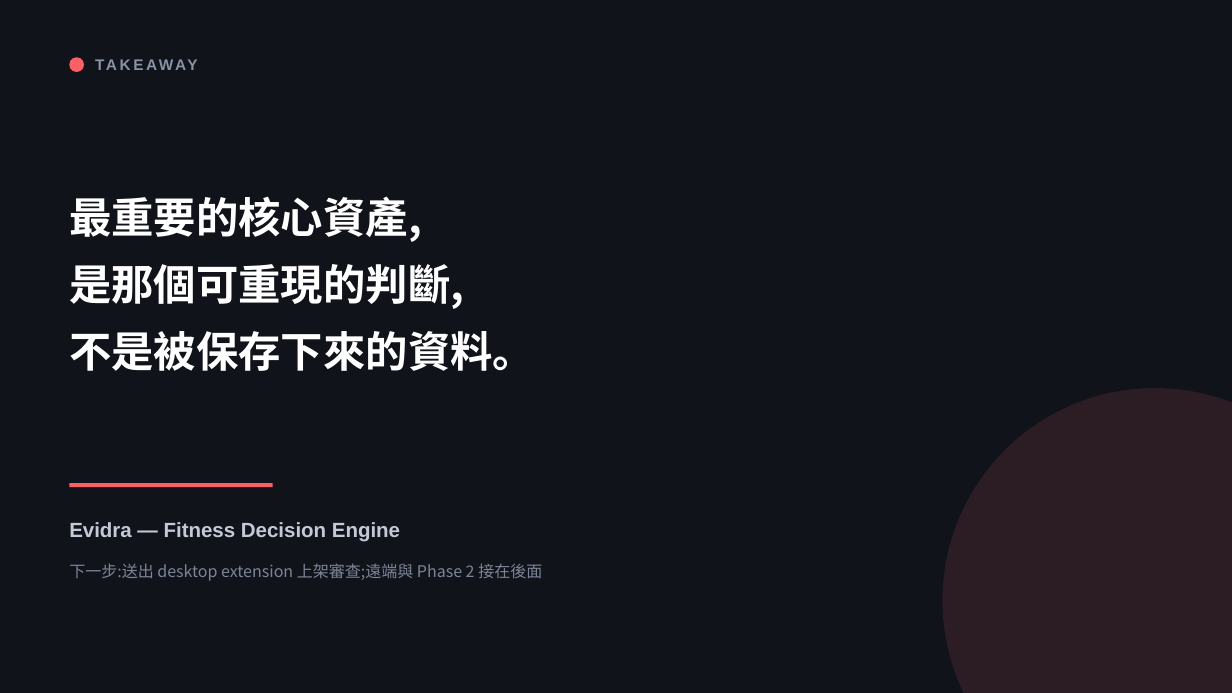
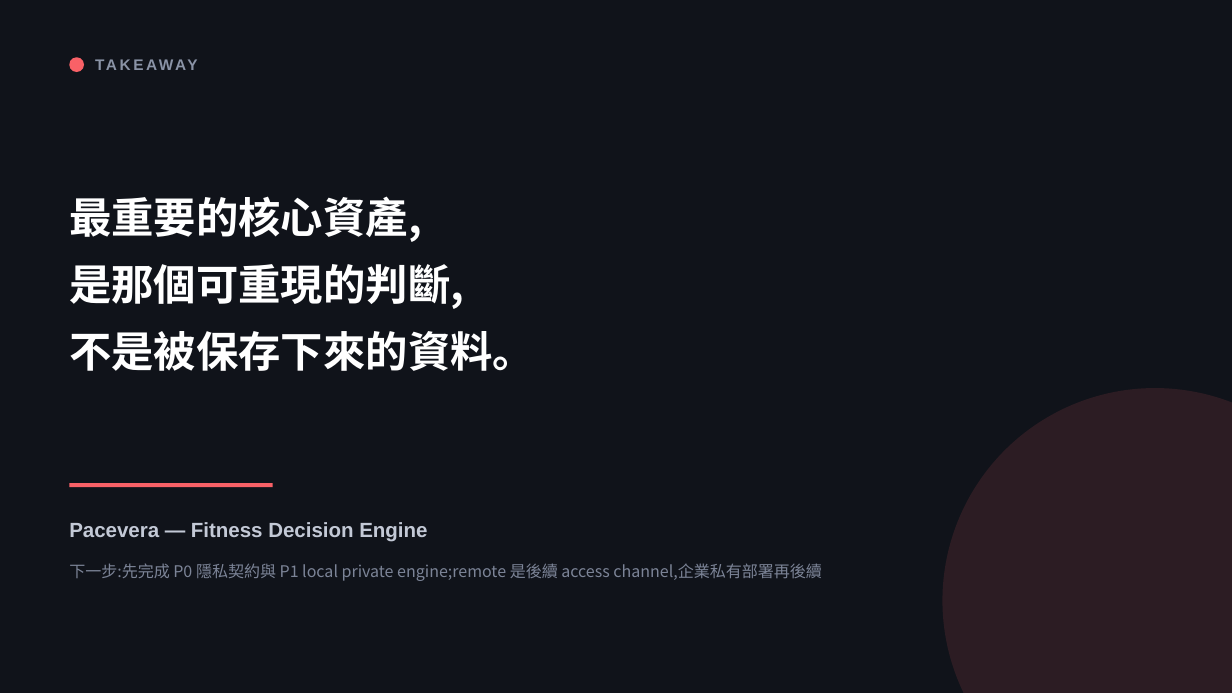
Before and after one commit to henryyeh182/evidra, a slide deck: slide 32 of docs/Fitness-MCP-Product-Vision.pptx. Drawn at 1232x693 pixels with LibreOffice and Linux fonts; fonts in the diff are those of the drawing. Boxes give left, top, right and bottom in pixels: in the first picture for what was removed or moved away, otherwise in the second. Text is boxed around its words. In the diff, an @@ line names an element or a change of style, - is before the commit and + after.

Commit message:
Update Pacevera product vision docs

```diff
--- a/docs/Fitness-MCP-Product-Vision.pptx
+++ b/docs/Fitness-MCP-Product-Vision.pptx
@@ text at box(69, 522, 427, 542): text changed @@
-Evidra — Fitness Decision Engine
+Pacevera — Fitness Decision Engine
@@ text at box(69, 563, 822, 581): text changed @@
-下一步:送出 desktop extension 上架審查;遠端與 Phase 2 接在後面
+下一步:先完成 P0 隱私契約與 P1 local private engine;remote 是後續 access channel,企業私有部署再後續
```
Also in this commit, not shown: 4 other slides changed, 1 other file.
